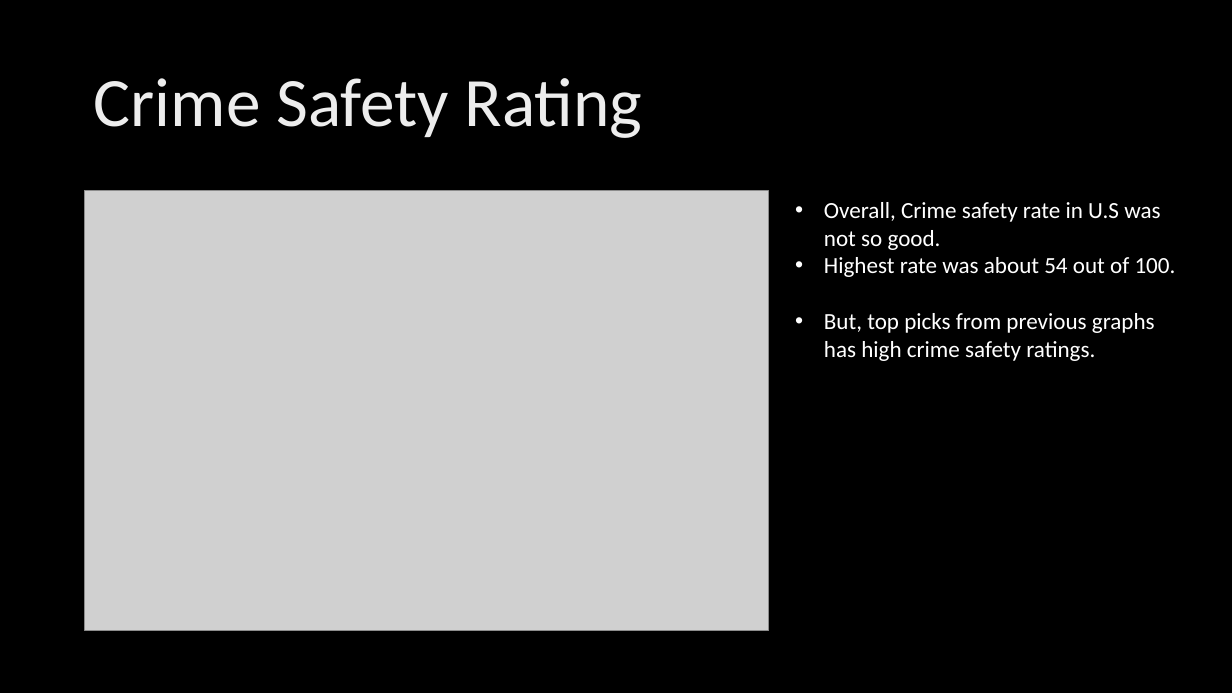
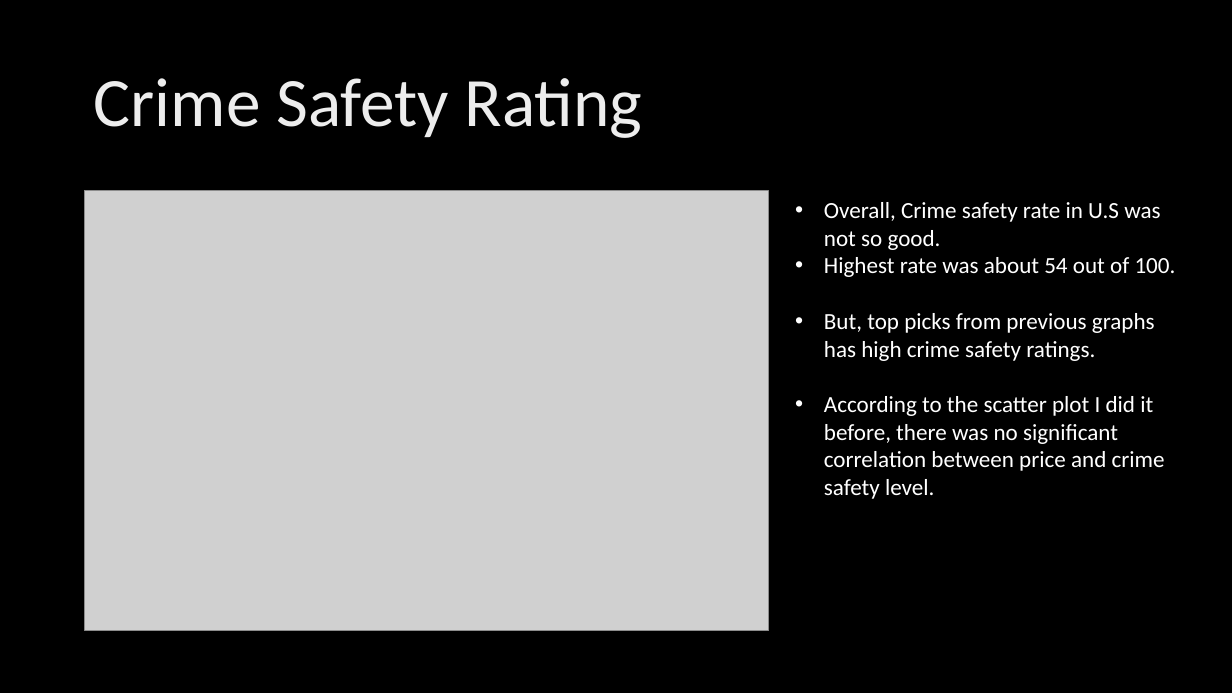
Before and after one commit to moonkang90/moonkang_proj2, a slide deck: slide 11 of MoonKangSCRAPY/realestate/Presentation- project 2 .pptx. Drawn at 1232x693 pixels with LibreOffice and Linux fonts; fonts in the diff are those of the drawing; grey boxes stand for pictures; background and template pictures are left out. Boxes give left, top, right and bottom in pixels: in the first picture for what was removed or moved away, otherwise in the second. Text is boxed around its words. In the diff, an @@ line names an element or a change of style, - is before the commit and + after.

```diff
--- a/MoonKangSCRAPY/realestate/Presentation- project 2 .pptx
+++ b/MoonKangSCRAPY/realestate/Presentation- project 2 .pptx
@@ text at [824, 396, 1165, 499]: paragraph added @@
+• According to the scatter plot I did it before, there was no significant correlation between price and crime safety level.
```
Also in this commit, not shown: 6 other slides changed, 2 other files.
